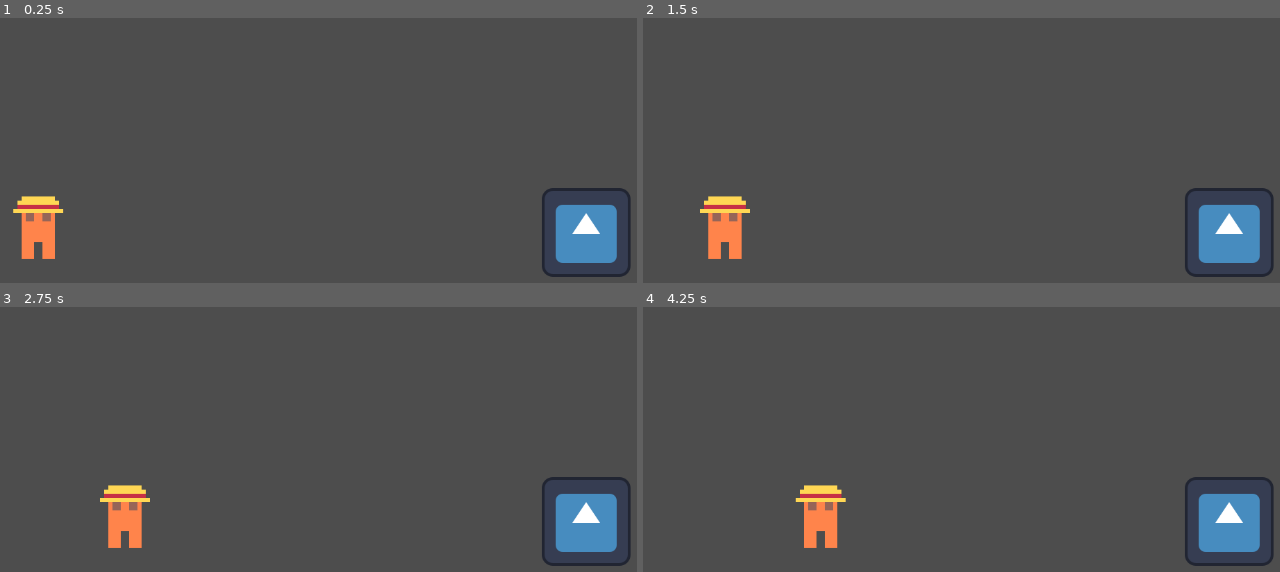
Above: before the commit, frames 1-4 (two rows, left to right).
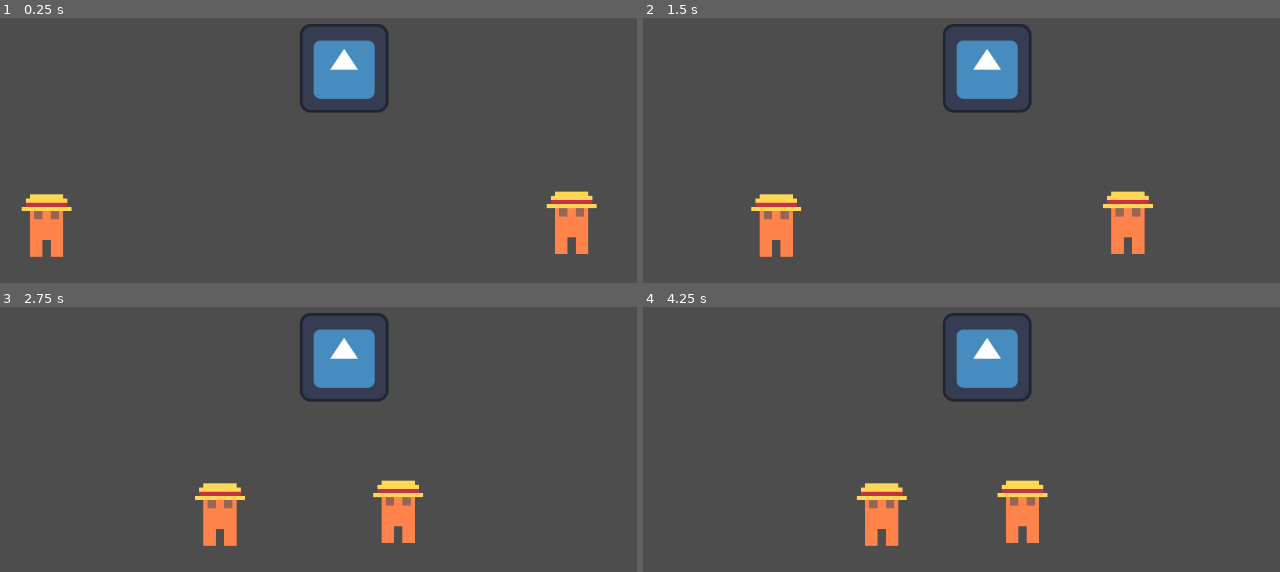
Above: after the commit, the same moments.

Repository: Aearhart55/web-battle
Game: Godot game, scene res://main.tscn
The game is run twice, just before and just after one commit, with the same random seed, the same clock (stepped at 60 frames per second) and the same inputs. The engine's default icon, where the game draws it, is replaced by a stand-in: a white triangle on a blue panel in a dark square.
Inputs:
- Up to frame 1 (0.25 s): no input
- Up to frame 2 (1.5 s): no input
- Up to frame 3 (2.75 s): no input
- Up to frame 4 (4.25 s): no input

The runs differ from the first frame. In frame 1, 7.0% of the frame differs, in the area x 2-100%, y 2-98%; in frame 2, 9.3%, in the area x 8-100%, y 2-98%; in frame 3, 9.3%; in frame 4, 9.3%.

Commit message:
flushed out attack script

Diff:
--- a/basic_unit.tscn
+++ b/basic_unit.tscn
@@ -6,44 +6,70 @@
 [sub_resource type="RectangleShape2D" id="RectangleShape2D_ruwid"]
 size = Vector2(8.833334, 17.5)
 
+[sub_resource type="AtlasTexture" id="AtlasTexture_yul4q"]
+atlas = ExtResource("2_w2ktf")
+region = Rect2(0, 48, 16, 16)
+
+[sub_resource type="AtlasTexture" id="AtlasTexture_w2ktf"]
+atlas = ExtResource("2_w2ktf")
+region = Rect2(32, 0, 16, 16)
+
+[sub_resource type="AtlasTexture" id="AtlasTexture_ruwid"]
+atlas = ExtResource("2_w2ktf")
+region = Rect2(16, 0, 16, 16)
+
 [sub_resource type="AtlasTexture" id="AtlasTexture_8gp7b"]
 atlas = ExtResource("2_w2ktf")
 region = Rect2(0, 0, 16, 16)
 
 [sub_resource type="AtlasTexture" id="AtlasTexture_25uv2"]
 atlas = ExtResource("2_w2ktf")
-region = Rect2(16, 0, 16, 16)
+region = Rect2(0, 0, 16, 16)
 
 [sub_resource type="AtlasTexture" id="AtlasTexture_2oge6"]
 atlas = ExtResource("2_w2ktf")
+region = Rect2(16, 0, 16, 16)
+
+[sub_resource type="AtlasTexture" id="AtlasTexture_qqmv6"]
+atlas = ExtResource("2_w2ktf")
 region = Rect2(32, 0, 16, 16)
-
-[sub_resource type="AtlasTexture" id="AtlasTexture_yul4q"]
-atlas = ExtResource("2_w2ktf")
-region = Rect2(0, 48, 16, 16)
 
 [sub_resource type="SpriteFrames" id="SpriteFrames_qqmv6"]
 animations = [{
 "frames": [{
 "duration": 1.0,
+"texture": SubResource("AtlasTexture_yul4q")
+}],
+"loop": true,
+"name": &"idle",
+"speed": 5.0
+}, {
+"frames": [{
+"duration": 1.0,
+"texture": SubResource("AtlasTexture_w2ktf")
+}, {
+"duration": 1.0,
+"texture": SubResource("AtlasTexture_ruwid")
+}, {
+"duration": 1.0,
 "texture": SubResource("AtlasTexture_8gp7b")
+}],
+"loop": false,
+"name": &"recover",
+"speed": 5.0
 }, {
+"frames": [{
 "duration": 1.0,
 "texture": SubResource("AtlasTexture_25uv2")
 }, {
 "duration": 1.0,
 "texture": SubResource("AtlasTexture_2oge6")
+}, {
+"duration": 1.0,
+"texture": SubResource("AtlasTexture_qqmv6")
 }],
 "loop": false,
-"name": &"attack",
-"speed": 5.0
-}, {
-"frames": [{
-"duration": 1.0,
-"texture": SubResource("AtlasTexture_yul4q")
-}],
-"loop": true,
-"name": &"default",
+"name": &"windup",
 "speed": 5.0
 }]
 
@@ -52,8 +78,7 @@
 scale = Vector2(6, 6)
 motion_mode = 1
 script = ExtResource("1_dxuyo")
-health = 10
-speed = 50.0
+speed = 100.0
 attack_range = NodePath("RayCast2D")
 cooldown = NodePath("Timer")
 anims = NodePath("AnimatedSprite2D")
@@ -68,6 +93,7 @@
 
 [node name="AnimatedSprite2D" type="AnimatedSprite2D" parent="."]
 sprite_frames = SubResource("SpriteFrames_qqmv6")
+animation = &"recover"
 
 [node name="Timer" type="Timer" parent="."]
 one_shot = true
--- a/main.tscn
+++ b/main.tscn
@@ -9,10 +9,14 @@
 [node name="Main" type="Node2D"]
 
 [node name="basic unit" parent="." instance=ExtResource("1_0xm2m")]
-position = Vector2(134, 415)
+position = Vector2(940, 408.00003)
+Team = 1
+
+[node name="basic unit2" parent="." instance=ExtResource("1_0xm2m")]
+position = Vector2(133, 412.00003)
 
 [node name="CharacterBody2D" type="CharacterBody2D" parent="."]
-position = Vector2(936, 425)
+position = Vector2(587, 188)
 collision_layer = 2
 collision_mask = 2
 motion_mode = 1
--- a/unit.gd
+++ b/unit.gd
@@ -5,8 +5,9 @@
 @export var Team : TEAM
 
 @export_category("Stats")
-@export var health : int = 1
+@export var health : int = 3
 @export var speed : float = 1
+@export var damage : int = 1
 @export var aoe_value : int = 1
 
 @export_category("External Nodes")
@@ -14,26 +15,36 @@
 @export var cooldown : Timer
 @export var anims : AnimatedSprite2D
 
+var units_hit := 0
+
 func _ready() -> void:
-	pass
+	set_team(Team)
 
 func _physics_process(delta: float) -> void:
 	if attack_range.is_colliding():
 		attack()
 	else:
 		move(delta)
-
+		if not anims.is_playing() and anims.animation != "idle":
+			anims.play("idle")
 
 func move(delta : float):
 	self.position.x += speed * delta
 
 func attack():
-	if cooldown.is_stopped():
-		if anims.animation != "attack":
-			anims.play("attack")
-			await anims.animation_finished
-			anims.play("default")
+	if cooldown.is_stopped() and anims.animation != "windup":
+		anims.play("windup")
+		await anims.animation_finished
+		while units_hit < aoe_value or not attack_range.is_colliding():
+			attack_range.get_collider().call("take_dmg", damage)
+			attack_range.add_exception(attack_range.get_collider())
+			units_hit += 1
+		attack_range.clear_exceptions()
+		units_hit = 0
+		anims.play("recover")
 		cooldown.start()
+		await anims.animation_finished
+		anims.play("idle")
 
 func take_dmg(dmg):
 	health -= dmg
@@ -42,3 +53,18 @@
 
 func die():
 	queue_free()
+
+func set_team(team : TEAM):
+	Team = team
+	if Team == TEAM.ENEMY:
+		anims.flip_h = true
+		speed *= -1
+		attack_range.target_position.x *= -1
+		attack_range.collision_mask = 1
+		self.collision_layer = 2
+		self.collision_mask = 2
+	elif Team == TEAM.ALLY:
+		anims.flip_h = false
+		attack_range.collision_mask = 2
+		self.collision_layer = 1
+		self.collision_mask = 1
Not shown: 1 places in basic_unit.tscn that only renumber resources
